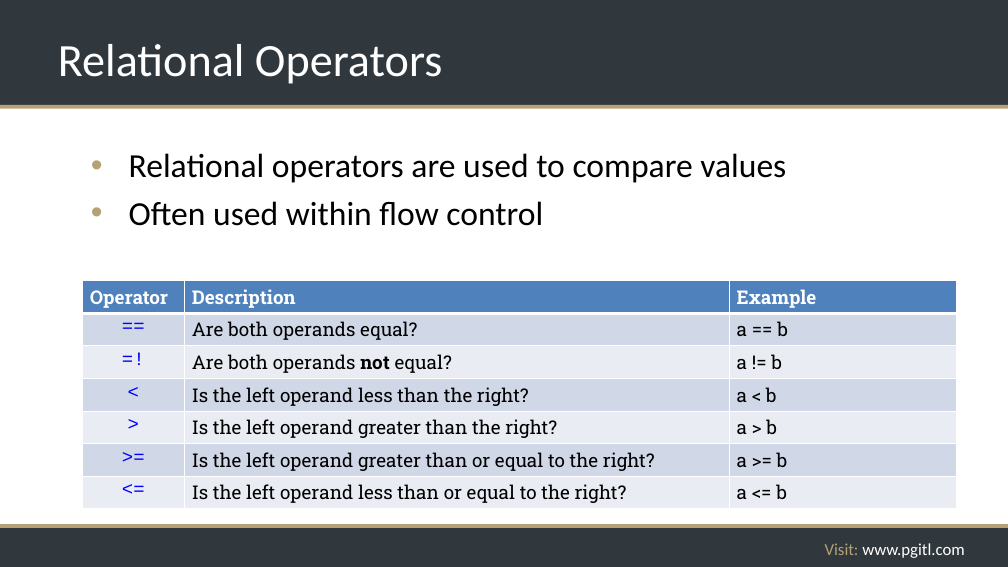
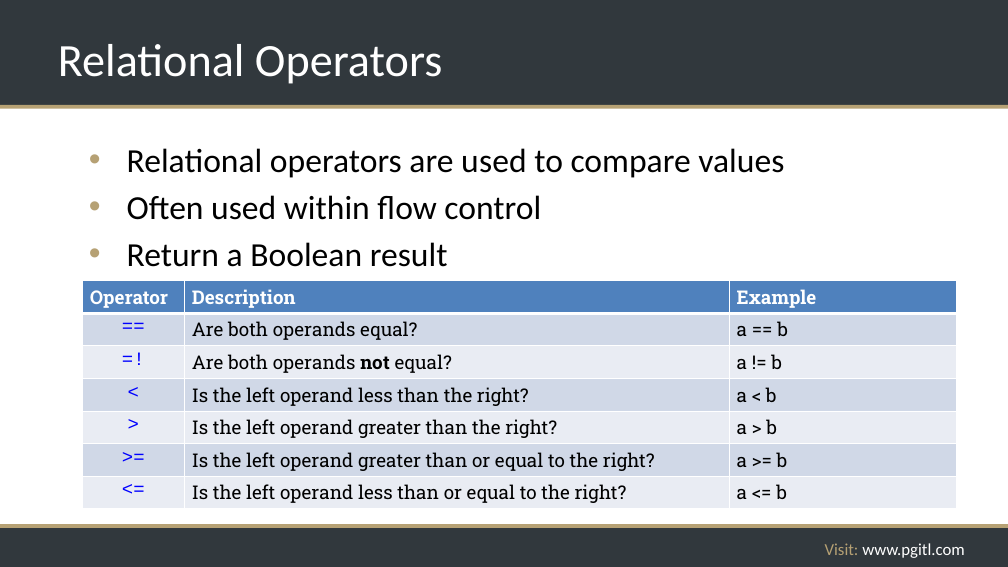
Before and after one commit to rikkouri/project-a, a slide deck: slide 85 of Programming Foundations.pptx. Drawn at 1008x567 pixels with LibreOffice and Linux fonts; fonts in the diff are those of the drawing; background and template pictures are left out. Boxes give left, top, right and bottom in pixels: in the first picture for what was removed or moved away, otherwise in the second. Text is boxed around its words. In the diff, an @@ line names an element or a change of style, - is before the commit and + after.

Commit message:
Relational ops exercise

```diff
--- a/Programming Foundations.pptx
+++ b/Programming Foundations.pptx
@@ text at [127, 242, 448, 267]: paragraph added @@
+• Return a Boolean result
```
Also in this commit, not shown: 2 other slides changed, 1 other file.
